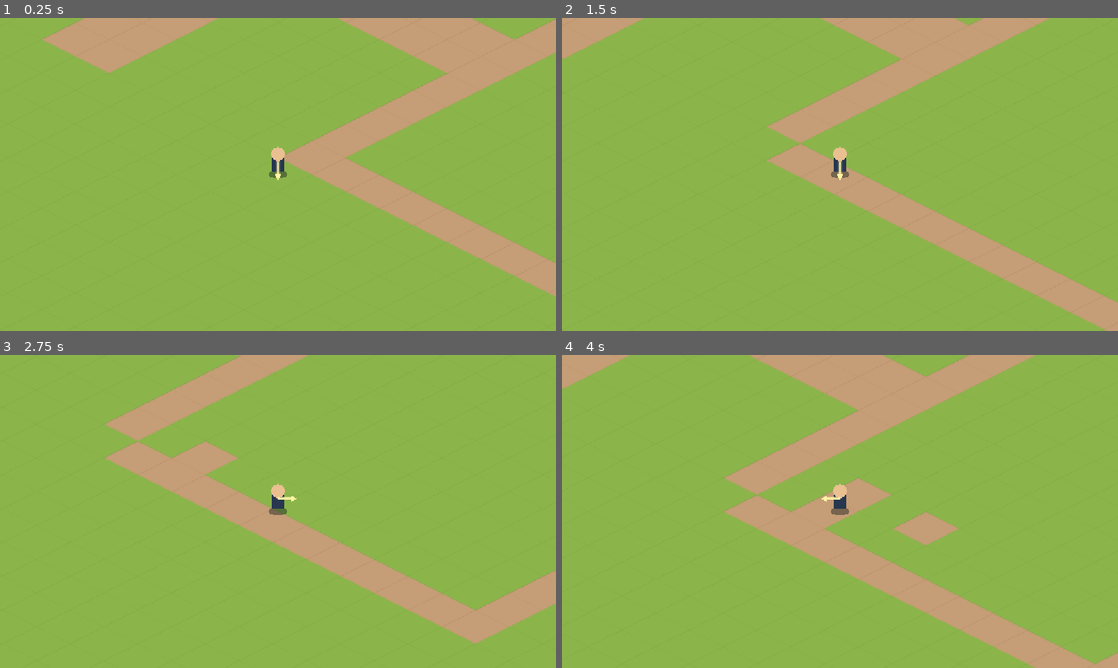
Above: before the commit, frames 1-4 (two rows, left to right).
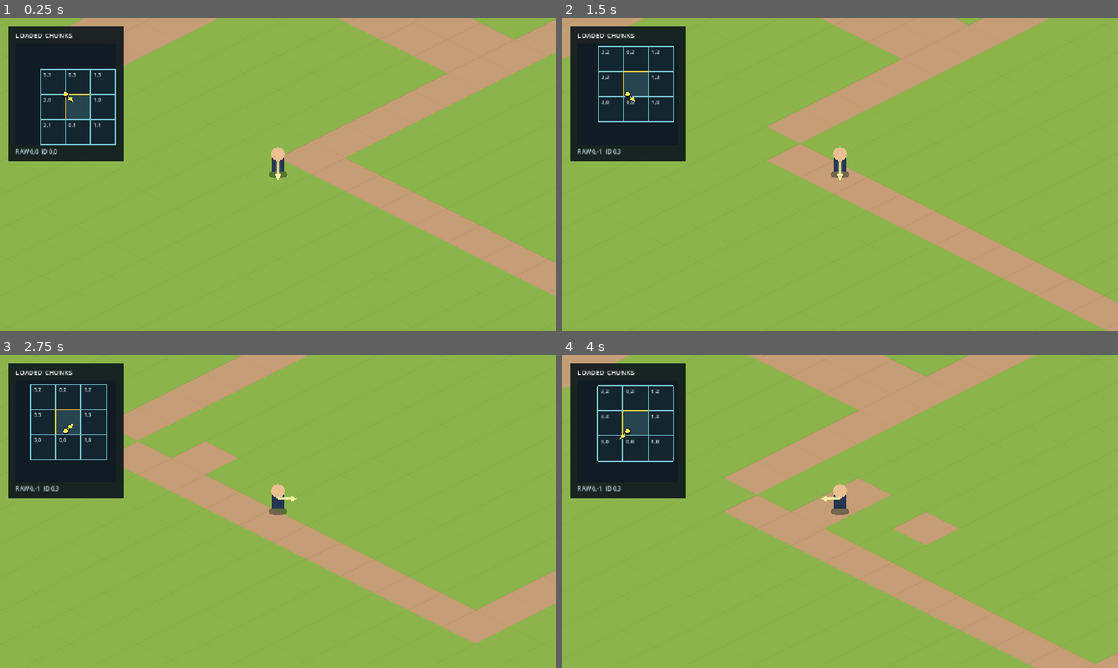
Above: after the commit, the same moments.

Repository: msew11/rpg
Game: Godot game, scene res://scenes/main.tscn
The game is run twice, just before and just after one commit, with the same random seed, the same clock (stepped at 60 frames per second) and the same inputs.
Inputs:
- Up to frame 1 (0.25 s): no input
- Up to frame 2 (1.5 s): tap Enter at 0.5 s; hold D 0.53-1.28 s; tap Space at 0.77 s; hold S from 1.28 s (still down)
- Up to frame 3 (2.75 s): tap Space at 1.52 s; release S at 2.03 s; hold D from 2.03 s (still down)
- Up to frame 4 (4 s): release D at 2.78 s; hold W 2.78-3.53 s; tap Space at 3.02, 3.77 s; hold A from 3.53 s (still down)

The runs differ from the first frame. In frame 1, 8.9% of the frame differs, in the area x 1-23%, y 2-46%; in frame 2, 8.9%; in frame 3, 8.9%; in frame 4, 8.9%.

Commit message:
feat(world): add centered chunk radar

Diff:
--- a/scenes/main.tscn
+++ b/scenes/main.tscn
@@ -1,7 +1,8 @@
-[gd_scene load_steps=3 format=3]
+[gd_scene load_steps=4 format=3]
 
 [ext_resource type="Script" path="res://scripts/view/main.gd" id="1_main"]
 [ext_resource type="Script" path="res://scripts/view/chunk_ground.gd" id="2_ground"]
+[ext_resource type="Script" path="res://scripts/view/chunk_radar.gd" id="3_radar"]
 
 [node name="Main" type="Node2D"]
 script = ExtResource("1_main")
@@ -11,3 +12,13 @@
 
 [node name="Camera2D" type="Camera2D" parent="."]
 zoom = Vector2(1.4, 1.4)
+
+[node name="RadarLayer" type="CanvasLayer" parent="."]
+
+[node name="ChunkRadar" type="Control" parent="RadarLayer"]
+offset_left = 16.0
+offset_top = 16.0
+offset_right = 256.0
+offset_bottom = 296.0
+mouse_filter = 2
+script = ExtResource("3_radar")
--- /dev/null
+++ b/scripts/view/chunk_radar.gd
@@ -0,0 +1,96 @@
+class_name ChunkRadar
+extends Control
+
+const CELL_SIZE := Vector2(52, 52)
+const GRID_VIEW := Rect2(16, 38, 208, 208)
+const RADAR_CENTER := Vector2(120, 142)
+
+var source: DataSource
+var player_id: int
+
+
+func bind(data_source: DataSource, entity_id: int) -> void:
+	source = data_source
+	player_id = entity_id
+	source.value_changed.connect(_on_value_changed)
+	queue_redraw()
+
+
+func _on_value_changed(key: StringName, _value: Variant) -> void:
+	if key == WorldState.LOADED_CHUNKS_KEY or key == WorldState.position_key(player_id) or key == WorldState.facing_key(player_id):
+		queue_redraw()
+
+
+func chunk_rect(raw: Vector2i) -> Rect2:
+	if source == null or not source.has_value(WorldState.LOADED_CHUNKS_KEY):
+		return Rect2()
+	var loaded: Array = source.read_value(WorldState.LOADED_CHUNKS_KEY)
+	if not loaded.has(raw):
+		return Rect2()
+	var position: Vector2 = source.read_value(WorldState.position_key(player_id))
+	var chunk_size: Vector2i = source.read_value(WorldState.CHUNK_SIZE_KEY)
+	var origin := Vector2(ChunkCoordinates.tile_origin(raw, chunk_size))
+	return Rect2(RADAR_CENTER + (origin - position) / Vector2(chunk_size) * CELL_SIZE, CELL_SIZE)
+
+
+func player_marker_position() -> Vector2:
+	return RADAR_CENTER
+
+
+func facing_vector() -> Vector2:
+	var facing: Vector2i = source.read_value(WorldState.facing_key(player_id))
+	return IsometricProjection.to_world(Vector2(facing)).normalized()
+
+
+func _draw() -> void:
+	draw_rect(Rect2(Vector2.ZERO, size), Color(0.04, 0.08, 0.11, 0.9), true)
+	if source == null or not source.has_value(WorldState.LOADED_CHUNKS_KEY):
+		return
+	var loaded: Array = source.read_value(WorldState.LOADED_CHUNKS_KEY)
+	if loaded.is_empty():
+		return
+	var position: Vector2 = source.read_value(WorldState.position_key(player_id))
+	var chunk_size: Vector2i = source.read_value(WorldState.CHUNK_SIZE_KEY)
+	var world_size: Vector2i = source.read_value(WorldState.WORLD_SIZE_KEY)
+	var player_raw := ChunkCoordinates.raw_chunk(ChunkCoordinates.tile_at(position), chunk_size)
+	var font := ThemeDB.fallback_font
+	draw_string(font, Vector2(16, 25), "LOADED CHUNKS", HORIZONTAL_ALIGNMENT_LEFT, -1, 14, Color.WHITE)
+	draw_rect(GRID_VIEW, Color(0.06, 0.11, 0.14), true)
+	for raw: Vector2i in loaded:
+		var rect := chunk_rect(raw)
+		var current := raw == player_raw
+		var clipped := rect.intersection(GRID_VIEW)
+		if not clipped.has_area():
+			continue
+		draw_rect(clipped, Color(0.16, 0.28, 0.32, 0.95) if current else Color(0.08, 0.15, 0.19, 0.85), true)
+		_draw_chunk_outline(rect, Color(1.0, 0.82, 0.25) if current else Color(0.48, 0.78, 0.84))
+		var canonical := ChunkCoordinates.canonical_chunk(raw, world_size)
+		var label_position := rect.position + Vector2(6, 15)
+		if not current and GRID_VIEW.has_point(label_position):
+			draw_string(font, label_position, "%d,%d" % [canonical.x, canonical.y], HORIZONTAL_ALIGNMENT_LEFT, -1, 11, Color(0.86, 0.94, 0.94))
+	var marker := player_marker_position()
+	var direction := facing_vector()
+	var tip := marker + direction * 19.0
+	var side := Vector2(-direction.y, direction.x)
+	draw_line(marker, tip, Color(0.02, 0.05, 0.07), 6.0, true)
+	draw_line(marker, tip, Color(1.0, 0.92, 0.35), 3.0, true)
+	draw_colored_polygon(PackedVector2Array([tip + direction * 3.0, tip - direction * 8.0 + side * 5.0, tip - direction * 8.0 - side * 5.0]), Color(1.0, 0.92, 0.35))
+	draw_circle(marker, 6.5, Color(0.02, 0.05, 0.07))
+	draw_circle(marker, 4.5, Color(1.0, 0.92, 0.35))
+	var current_id := ChunkCoordinates.canonical_chunk(player_raw, world_size)
+	draw_string(font, Vector2(16, 265), "RAW %d,%d  ID %d,%d" % [player_raw.x, player_raw.y, current_id.x, current_id.y], HORIZONTAL_ALIGNMENT_LEFT, -1, 12, Color(0.8, 0.9, 0.92))
+
+
+func _draw_chunk_outline(rect: Rect2, color: Color) -> void:
+	var left := rect.position.x
+	var right := rect.end.x
+	var top := rect.position.y
+	var bottom := rect.end.y
+	if left >= GRID_VIEW.position.x and left <= GRID_VIEW.end.x:
+		draw_line(Vector2(left, maxf(top, GRID_VIEW.position.y)), Vector2(left, minf(bottom, GRID_VIEW.end.y)), color, 2.0)
+	if right >= GRID_VIEW.position.x and right <= GRID_VIEW.end.x:
+		draw_line(Vector2(right, maxf(top, GRID_VIEW.position.y)), Vector2(right, minf(bottom, GRID_VIEW.end.y)), color, 2.0)
+	if top >= GRID_VIEW.position.y and top <= GRID_VIEW.end.y:
+		draw_line(Vector2(maxf(left, GRID_VIEW.position.x), top), Vector2(minf(right, GRID_VIEW.end.x), top), color, 2.0)
+	if bottom >= GRID_VIEW.position.y and bottom <= GRID_VIEW.end.y:
+		draw_line(Vector2(maxf(left, GRID_VIEW.position.x), bottom), Vector2(minf(right, GRID_VIEW.end.x), bottom), color, 2.0)
--- a/scripts/view/main.gd
+++ b/scripts/view/main.gd
@@ -4,6 +4,7 @@
 
 @onready var camera: Camera2D = $Camera2D
 @onready var ground: ChunkGround = $ChunkGround
+@onready var radar: ChunkRadar = $RadarLayer/ChunkRadar
 
 var session := LocalSession.new()
 var catalog := TestChunkCatalog.new()
@@ -13,6 +14,7 @@
 
 func _ready() -> void:
 	ground.bind(session.world)
+	radar.bind(session.world, session.player_id)
 	chunk_world.load_around(session.player_position())
 	rebuild_player_view()
 	_sync_view()
--- a/tests/chunk_view_test.gd
+++ b/tests/chunk_view_test.gd
@@ -13,8 +13,21 @@
 	main.set_physics_process(false)
 	assert(main.get_parent() == root)
 	assert(_loaded_count(main) == 9)
+	assert(main.radar.chunk_rect(Vector2i(0, 0)).size == ChunkRadar.CELL_SIZE)
+	assert(main.radar.player_marker_position() == ChunkRadar.RADAR_CENTER)
+	var initial_rect: Rect2 = main.radar.chunk_rect(Vector2i(0, 0))
+	_move_to(main, Vector2(6, 6))
+	assert(main.radar.player_marker_position() == ChunkRadar.RADAR_CENTER)
+	assert(main.radar.chunk_rect(Vector2i(0, 0)).position == initial_rect.position - ChunkRadar.CELL_SIZE / 2.0)
+	assert(main.ground.displayed_tile_type(Vector2i(30, 1)) == -1)
+	main.session.world.write_value(WorldState.facing_key(main.session.player_id), Vector2i(1, 0))
+	assert(main.radar.facing_vector() == IsometricProjection.to_world(Vector2(1, 0)).normalized())
+	_move_to(main, Vector2(11.9, 1))
+	var before_border: Rect2 = main.radar.chunk_rect(Vector2i(1, 0))
+	_move_to(main, Vector2(12.1, 1))
+	assert(main.radar.chunk_rect(Vector2i(1, 0)).position.x < before_border.position.x)
+	assert(is_equal_approx(main.radar.chunk_rect(Vector2i(1, 0)).position.x, before_border.position.x - 0.2 / 12.0 * ChunkRadar.CELL_SIZE.x))
 	assert(main.ground.displayed_tile_type(Vector2i(1, 1)) == main.chunk_world.tile_type(Vector2i(1, 1)))
-	assert(main.ground.displayed_tile_type(Vector2i(30, 1)) == -1)
 	assert(not main.ground.debug_edges)
 	var debug_key := InputEventKey.new()
 	debug_key.keycode = KEY_F3
@@ -22,13 +35,25 @@
 	main._unhandled_key_input(debug_key)
 	assert(main.ground.debug_edges == OS.is_debug_build())
 	_move_to(main, Vector2(-1, -1))
+	var negative_rect: Rect2 = main.radar.chunk_rect(Vector2i(-1, -1))
+	assert(negative_rect.has_point(main.radar.player_marker_position()))
+	assert(main.radar.player_marker_position() == ChunkRadar.RADAR_CENTER)
 	assert(main.ground.displayed_tile_type(Vector2i(-1, -1)) == main.chunk_world.tile_type(Vector2i(-1, -1)))
 	assert(main.ground.displayed_tile_type(Vector2i(25, 25)) == -1)
 	main._unhandled_key_input(debug_key)
 	assert(not main.ground.debug_edges)
 	_move_to(main, Vector2(49, 1))
+	var wrap_rect: Rect2 = main.radar.chunk_rect(Vector2i(4, 0))
+	assert(wrap_rect.has_point(main.radar.player_marker_position()))
+	assert(main.radar.player_marker_position() == ChunkRadar.RADAR_CENTER)
+	_move_to(main, Vector2(47.9, 1))
+	var before_wrap: Rect2 = main.radar.chunk_rect(Vector2i(4, 0))
+	_move_to(main, Vector2(48.1, 1))
+	assert(is_equal_approx(main.radar.chunk_rect(Vector2i(4, 0)).position.x, before_wrap.position.x - 0.2 / 12.0 * ChunkRadar.CELL_SIZE.x))
+	_move_to(main, Vector2(49, 1))
 	assert(main.ground.displayed_tile_type(Vector2i(49, 1)) == main.chunk_world.tile_type(Vector2i(1, 1)))
 	assert(main.camera.position == IsometricProjection.to_screen(Vector2(49, 1)))
+	assert(main.radar.position == Vector2(16, 16))
 	assert(main.get_parent() == root)
 	main.free()
 	print("chunk_view_test passed")
Not shown, added: scripts/view/chunk_radar.gd.uid
Not shown, changed: README.md
Not shown, changed: docs/architecture.md
Not shown, changed: openspec/changes/add-looping-chunk-world/design.md
Not shown, changed: openspec/changes/add-looping-chunk-world/proposal.md
Not shown, changed: openspec/changes/add-looping-chunk-world/specs/continuous-chunk-world/spec.md
Not shown, changed: openspec/changes/add-looping-chunk-world/tasks.md
